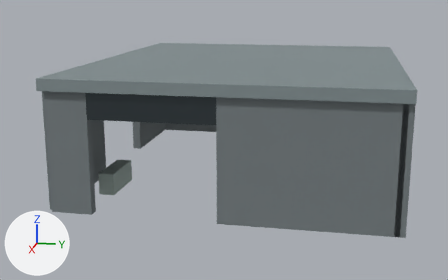
An edit to the glTF model public/assets/west-triage.glb, drawn before and after from the same camera.
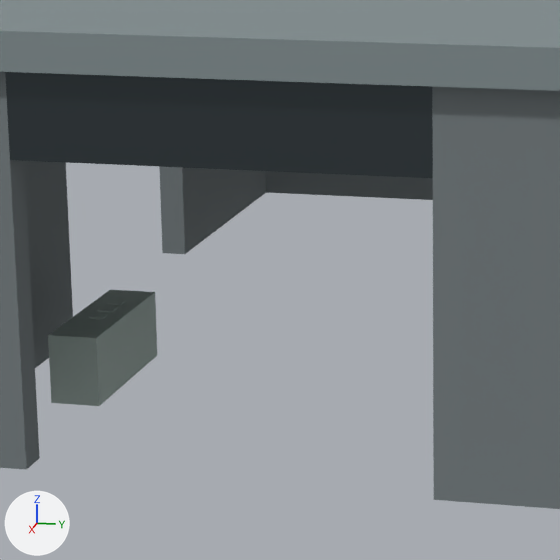
Each version is shown whole from a 50 mm camera at (18.6, 25.9, 13.0) aimed at (-24.3, 17.3, 2.2), then close up on the part from 19% to 57% of the width and 25% to 87% of the height. Lighting does not change. The marker at lower left points along +X, +Y and +Z. The older version's two pictures come first. Vertices at exactly the same position are counted once.

The older version as bpy lines, for what is in view:
```python
me_cube_001 = bpy.data.meshes.new('Cube.001')
me_cube_001.from_pydata(...)  # 352 vertices, 528 faces; spans x -0.6..23.1, y -10.3..10.3, z -3.7..4.3
# faces by material slot: [72, 156, 120, 72, 96, 12]
me_cube_001.materials.append(mat_reinforced_slate_concrete)  # grey #798184
me_cube_001.materials.append(mat_rubber_and_recesses)  # black #21282c
me_cube_001.materials.append(mat_brushed_titanium)  # grey #95a2a6
me_cube_001.materials.append(mat_wet_graphite_cerakote)  # dark grey #4d575b
me_cube_001.materials.append(mat_triage_aged_ivory_enamel)  # grey #aabab5
me_cube_001.materials.append(mat_canopy_concrete)  # grey #849093
ob_west_triage = bpy.data.objects.new('west-triage', me_cube_001)
ob_west_triage.location = (-36.5, 19.0, 3.65)
```
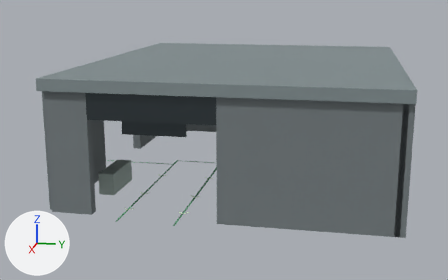
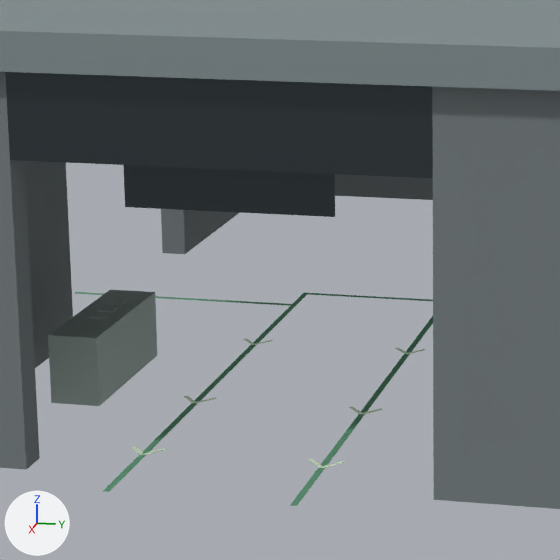
Where the newer file only moved an object's origin or applied its transform, the numbers keep the older frame.

Boxes [x1, y1, x2, y2] around the edits, measured in the close-ups (560 x 560 px):
part 1 of me_cube_001, added
    after: [123, 165, 335, 217]
part 2 of me_cube_001, built on
    before: [5, 72, 433, 178]
    after: [75, 292, 433, 506]

The edits, one by one:
Material 'Flood sediment' (mat_flood_sediment) is new.
Its base color is (0.13, 0.16, 0.13) (grey #656f65).
Its metallic is 0.05.
Its roughness is 0.95.
Material 'Worn evacuation infill' (mat_worn_evacuation_infill) is new.
Its base color is (0.55, 0.68, 0.49) (pale green #c4d7ba).
Its metallic is 0.1.
Its roughness is 0.85.
Its emission color is (0.121, 0.15, 0.108) (dark grey #626c5c).
Its emission strength is 1.0.
Material 'Evacuation green enamel' (mat_evacuation_green_enamel) is new.
Its base color is (0.12, 0.32, 0.19) (green #619979).
Its metallic is 0.15.
Its roughness is 0.72.
Its emission color is (0.0144, 0.0384, 0.0228) (dark green #20372a).
Its emission strength is 1.0.
me_cube_001 is used by ob_west_triage; location (-36.5, 19.0, 3.65).
me_cube_001 had 352 vertices, 528 faces and spanned x -0.6..23.1, y -10.3..10.3, z -3.7..4.3.
me_cube_001 now has 858 vertices, 1296 faces and spans x -0.6..23.6, y -11.1..10.3, z -3.7..4.3.
me_cube_001 part 1: a new loose piece, a box spanning x 22.173..22.208, y -5.65..-1.85, z 1.16..1.94, in mat_wet_graphite_cerakote (dark grey #4d575b).
me_cube_001 part 2: 4 vertices removed from x 22.2..22.8, y -7.5..0.0, z 3.6; 272 vertices added at x 0.1..23.6, y -11.1..9.7, z -3.6..2.0.
Other edits to the shape of me_cube_001 do not show in these pictures.
me_cube_001 gains material mat_worn_evacuation_infill (pale green #c4d7ba, glowing dark grey #626c5c).
me_cube_001 gains material mat_evacuation_green_enamel (green #619979).
me_cube_001 gains material mat_flood_sediment (grey #656f65).
